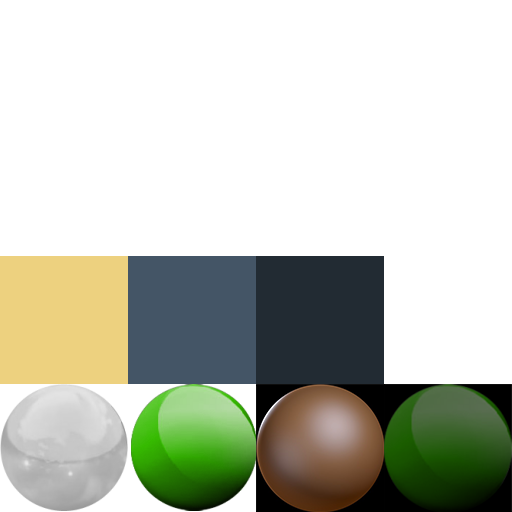
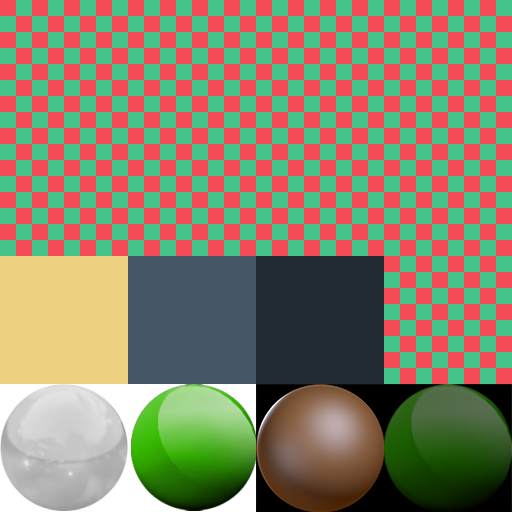
The second 512 × 512 image is a revision of the first. Changes to its layers:
added layer "Rectangle 2 copy 9" (1st of 4) above "Rectangle 2 copy 9" over [384, 0, 512, 128]
added layer "Rectangle 2 copy 9" (2nd of 4) above "Rectangle 2 copy 9" over [256, 0, 384, 128]
added layer "Rectangle 2 copy 9" (3rd of 4) above "Rectangle 2 copy 9" over [128, 0, 256, 128]
added layer "Rectangle 2 copy 9" (4th of 4) above "Rectangle 2 copy 10" over [0, 0, 128, 128]
added layer "Rectangle 2 copy 10" above "Rectangle 2 copy 8" over [384, 256, 512, 384]
added layer "Rectangle 2 copy 8" (1st of 2) above "Rectangle 2 copy 8" over [384, 128, 512, 256]
added layer "Rectangle 2 copy 8" (2nd of 2) above "Rectangle 2 copy 7" over [256, 128, 384, 256]
added layer "Rectangle 2 copy 7" above "Rectangle 2 copy 6" over [128, 128, 256, 256]
added layer "Rectangle 2 copy 6" above "Rectangle 1 copy 2" over [0, 128, 128, 256]
